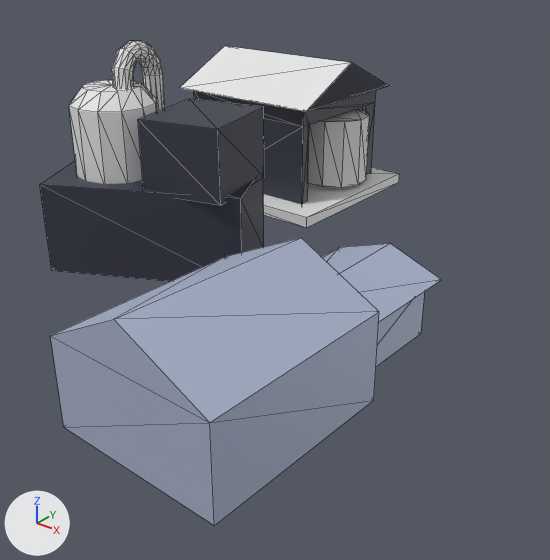
The glTF model assets/models/lab.glb: old version first, new version second.
The view is the same before and after, from a camera (50 mm lens) standing at (48.1, -53.5, 30.2) and looking at (8.9, -4.5, -0.2). The axes (+X, +Y, +Z) are drawn at lower left. The lights are the same throughout. The first picture is the older version. Mesh edges are drawn as thin lines. Where no turn or scale is listed for an object, it has been applied to the vertices. Vertices at exactly the same position are counted once.
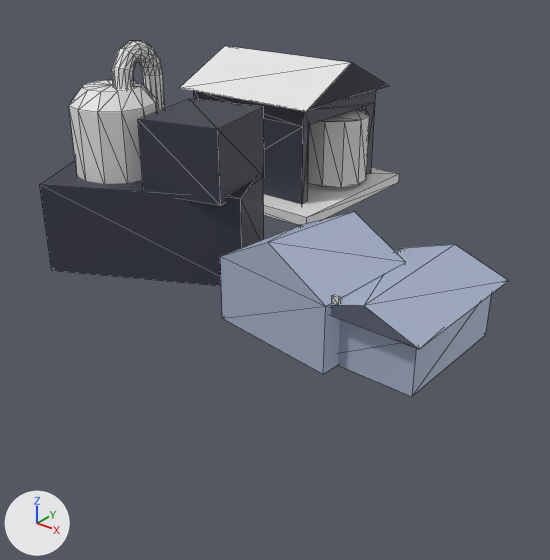
Where the newer file only moved an object's origin or applied its transform, the numbers keep the older frame.

Where the change shows, as pixel boxes [x1, y1, x2, y2] in the pictures (550 x 560 px; the box of a moved part takes in the faces that stretch with it):
'Cylinder.002', reshaped (16% wider, 27% shorter)
    before: [40, 41, 442, 526]
    after: [40, 41, 508, 397]
part 1 of me_cylinder_007, moved or reshaped
    before: [321, 244, 442, 366]
    after: [331, 244, 508, 397]
part 2 of me_cylinder_007, moved or reshaped (not visible before)
    after: [332, 294, 341, 303]
part 3 of me_cylinder_007, moved or reshaped
    before: [50, 238, 379, 526]
    after: [220, 212, 405, 374]

The change, as a diff of the scene's bpy script:
```diff
--- a/assets/models/lab.glb.py
+++ b/assets/models/lab.glb.py
@@ me_cylinder_007 @@
 # used by ob_cylinder_002; location = (-6.36, -3.78, 11.62)
-me_cylinder_007.from_pydata(...)  # 320 vertices, 592 faces; spans x -11.7..31.7, y -26.2..29.9, z -15.0..8.1
+me_cylinder_007.from_pydata(...)  # 320 vertices, 592 faces; spans x -11.7..35.6, y -12.2..29.9, z -15.0..8.1
+# me_cylinder_007 part 1: the loose piece of 14 vertices spanning x 19.8..30.3, y -11.9..2.2, z -13.0..-6.4 is scaled about its middle by (0.952, 0.963, 0.951), then moved by (5.5, 0.8, 1.4)
+# me_cylinder_007 part 2: the loose piece of 8 vertices spanning x 20.6..21.2, y -4.3..-3.7, z -8.3..-7.7 is scaled about its middle by (0.95, 0.481, 0.951), then moved by (7.4, -6.2, 2.3)
+# me_cylinder_007 part 3
+# 10 vertices are removed from x 17.0..31.7, y -26.2..-9.6, z -12.8..-2.1
+# 16 faces are deleted
+# 10 vertices are added at x 16.8..28.8, y -11.2..-0.3, z -11.5..-3.1
+# 16 new faces join them, mat_material_017 (blue #afb9d2)
+# other edits to the shape of me_cylinder_007 do not show in these pictures
 me_cylinder_007.materials.append(mat_teamcolor)
```
